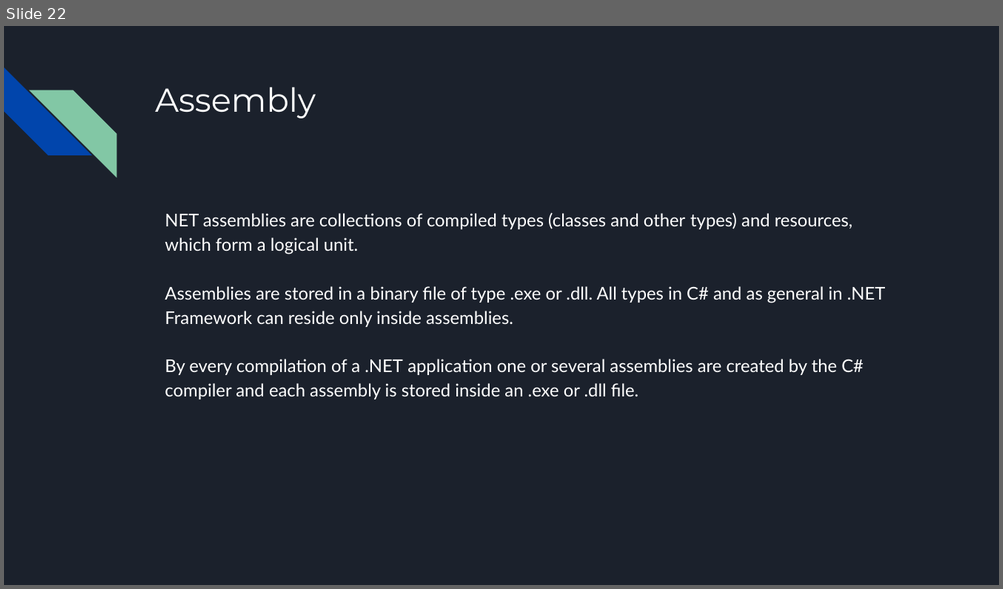
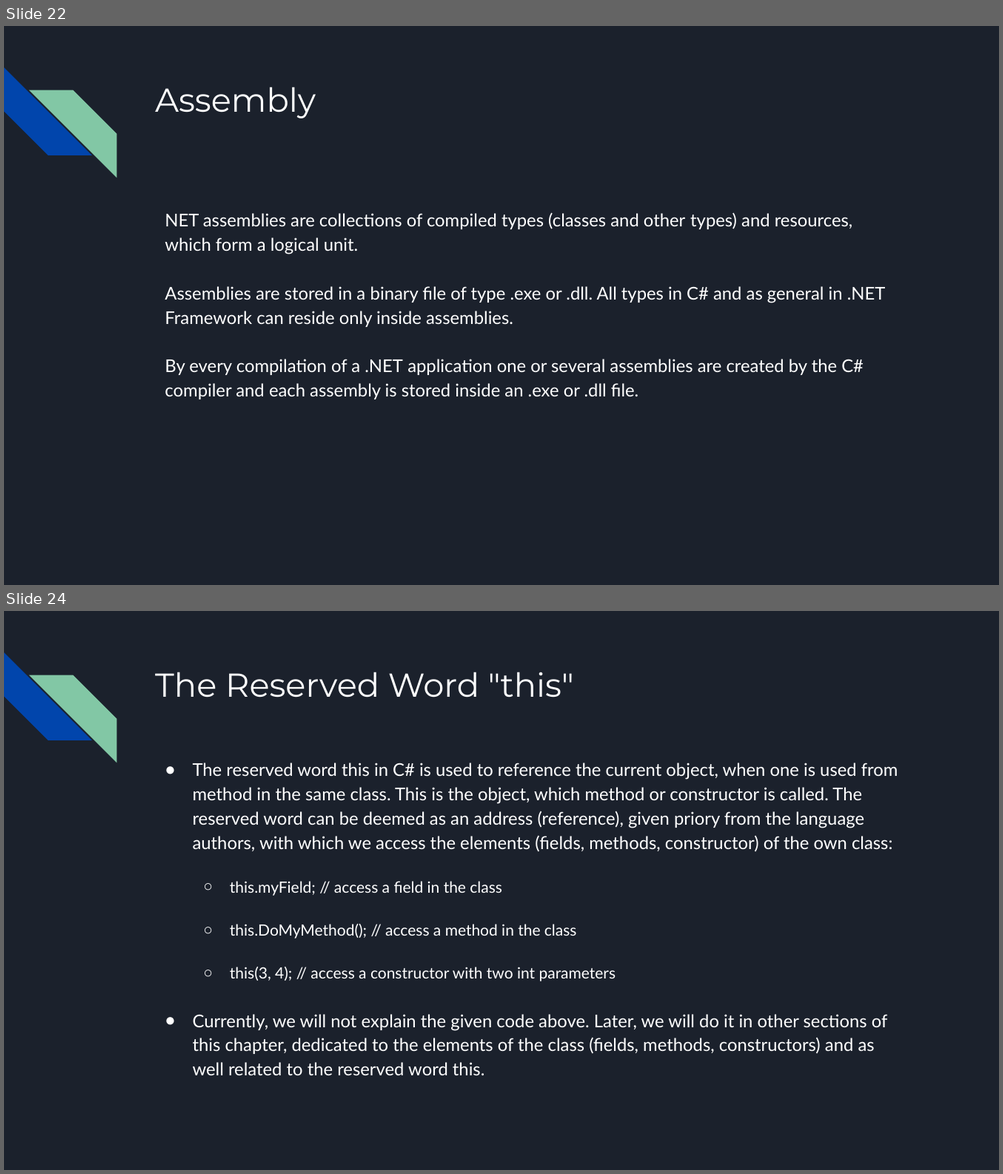
Before and after one commit to bulhard/Principles_Of_Programming, a slide deck: _Presentations/03 Defining classes.pptx. Shown one above the other, each under a label of ours: slide 22 before the commit, slides 22 and 24 after it; the slides between them are not shown. The pictures are 1003x589 and 1003x1174 pixels, drawn with LibreOffice and Linux fonts; fonts in the diff are those of the drawing. Boxes give left, top, right and bottom in pixels: in the first picture for what was removed or moved away, otherwise in the second. Text is boxed around its words. In the diff, an @@ line names an element or a change of style, - is before the commit and + after.

Commit message:
03 Classes

```diff
--- a/_Presentations/03 Defining classes.pptx
+++ b/_Presentations/03 Defining classes.pptx
@@ slide 24 added at (4,611,999,1170), background #1B212C; not listed: 2 template elements that a slide beside it also shows @@
@@ title added at (155,672,574,698), 32 pt, text #FFFFFF @@
+The Reserved Word "this"
@@ text added at (193,763,898,1076), 17 pt, text #FFFFFF @@
+● The reserved word this in C# is used to reference the current object, when one is used from method in the same class. This is the object, which method or constructor is called. The reserved word can be deemed as an address (reference), given priory from the language authors, with which we access the elements (fields, methods, constructor) of the own class:
+  ○ this.myField; // access a field in the class
+  ○ this.DoMyMethod(); // access a method in the class
+  ○ this(3, 4); // access a constructor with two int parameters
+● Currently, we will not explain the given code above. Later, we will do it in other sections of this chapter, dedicated to the elements of the class (fields, methods, constructors) and as well related to the reserved word this.
```
Also in this commit, not shown: 42 other slides added, 6 other files.
